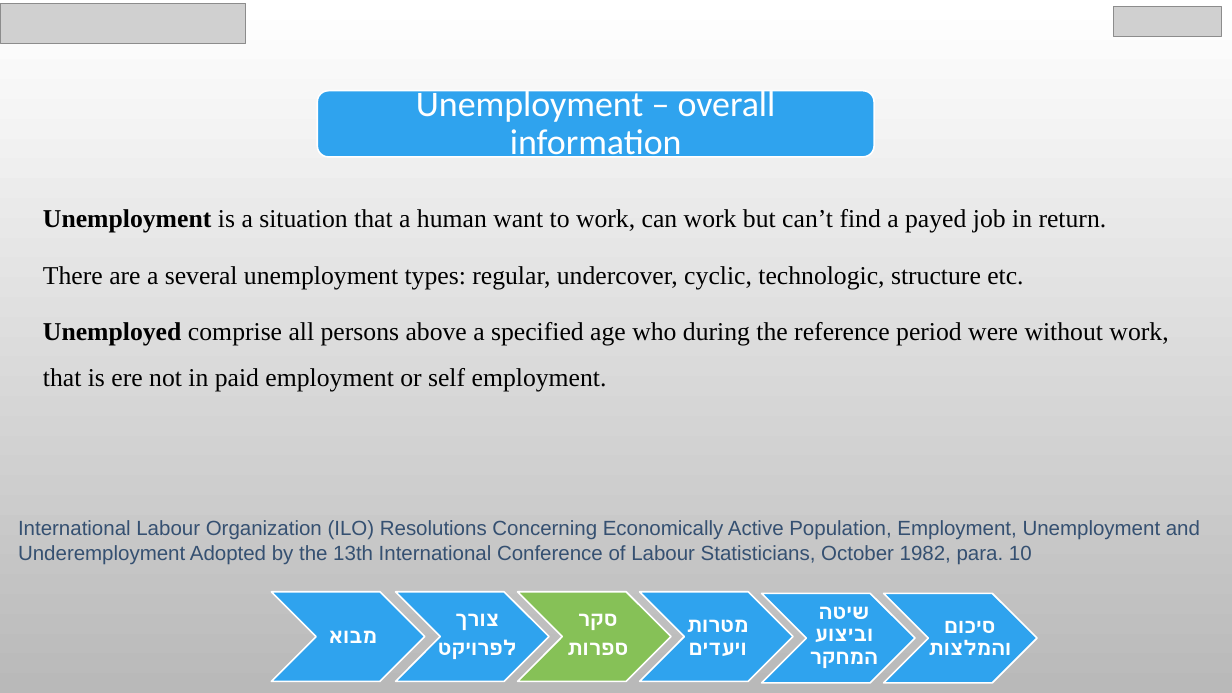
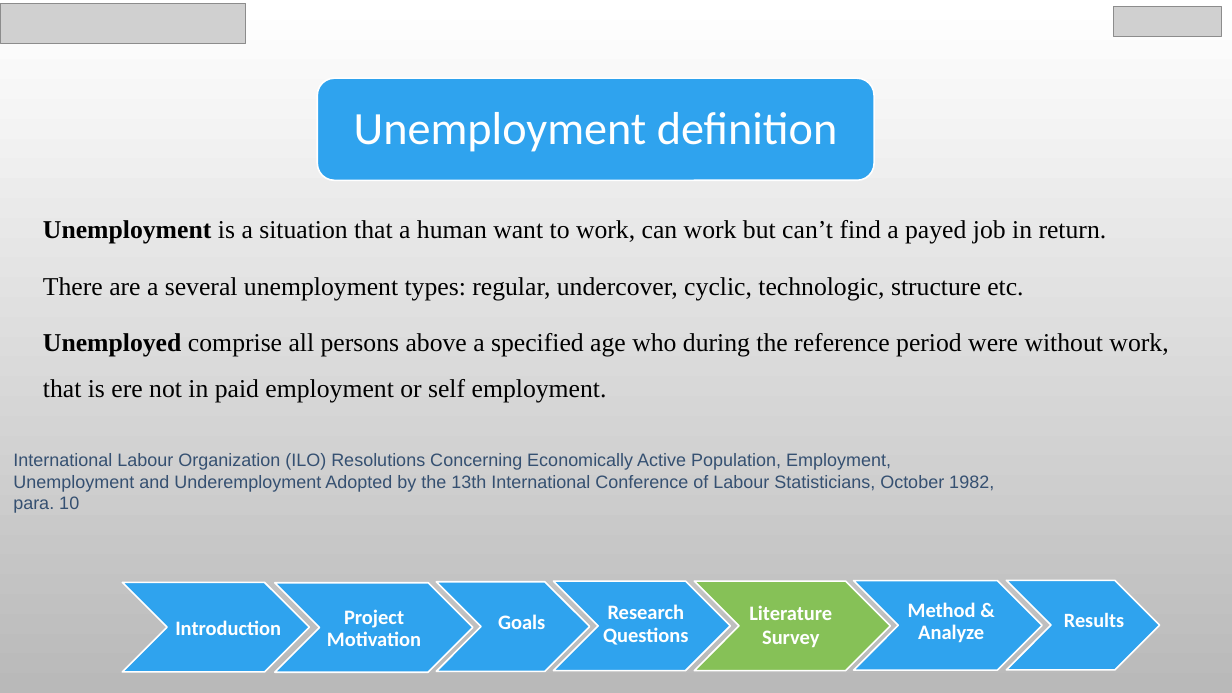
Before and after one commit to chen890/Final-Research-Project---IES, a slide deck: slide 6 of English Final Project.pptx (slide 5 before the commit). Drawn at 1232x693 pixels with LibreOffice and Linux fonts; fonts in the diff are those of the drawing; grey boxes stand for pictures; background and template pictures are left out. Boxes give left, top, right and bottom in pixels: in the first picture for what was removed or moved away, otherwise in the second. Text is boxed around its words. In the diff, an @@ line names an element or a change of style, - is before the commit and + after.

```diff
--- a/English Final Project.pptx
+++ b/English Final Project.pptx
@@ rounded rectangle: place and size @@
-rounded rectangle at [317,91,874,157]
+rounded rectangle at [317,79,874,181]
@@ text at [354,112,837,152]: text changed; size 28 to 36 pt @@
-Unemployment – overall information
+Unemployment definition
@@ text "Unemployment is a situation that ...": place and size @@
-text "Unemployment is a situation that ..." at [43,209,1168,392]
+text "Unemployment is a situation that ..." at [43,220,1168,403]
@@ text "International Labour Organization (ILO) Resolutions ...": place and size @@
-text "International Labour Organization (ILO) Resolutions ..." at [18,520,1200,564]
+text "International Labour Organization (ILO) Resolutions ..." at [13,453,994,509]
@@ text "International Labour Organization (ILO) Resolutions ..." at [13,453,994,509]: size 16 to 14 pt @@
@@ chevron added at [122,582,309,672], fill #2FA3EE, outline #FFFFFF 1.25 pt @@
@@ chevron: place and size @@
-chevron at [272,592,425,681]
+chevron at [274,583,472,673]
@@ chevron: place and size @@
-chevron at [396,592,549,681]
+chevron at [436,582,590,672]
@@ chevron: place and size @@
-chevron at [640,592,793,681]
+chevron at [554,581,730,671]
@@ chevron: place and size @@
-chevron at [518,592,671,681]
+chevron at [694,581,890,671]
@@ chevron: place and size @@
-chevron at [884,593,1037,683]
+chevron at [854,580,1043,670]
@@ chevron: place and size @@
-chevron at [762,593,915,683]
+chevron at [1006,580,1160,670]
@@ text added at [175,620,281,635], 16 pt, text #FFFFFF, bold @@
+Introduction
@@ text added at [327,609,421,646], 16 pt, text #FFFFFF, bold @@
+Project Motivation
@@ text removed at [438,613,517,659] @@
-צורך
-לפרויקט
@@ text added at [498,614,545,629], 16 pt, text #FFFFFF, bold @@
+Goals
@@ text removed at [567,613,628,655] @@
-סקר
-ספרות
@@ text added at [603,604,688,645], 16 pt, text #FFFFFF, bold @@
+Research Questions
@@ text removed at [687,619,749,656] @@
-מטרות ויעדים
@@ text added at [749,605,832,647], 16 pt, text #FFFFFF, bold @@
+Literature Survey
@@ text removed at [810,606,878,668] @@
-שיטה וביצוע המחקר
@@ text added at [908,602,984,643], 16 pt, text #FFFFFF, bold @@
+Method & Analyze
@@ text removed at [928,621,1011,655] @@
-סיכום והמלצות
@@ text added at [1064,612,1124,627], 15.8 pt, text #FFFFFF, bold @@
+Results
@@ text removed at [329,630,377,643] @@
-מבוא
```
Also in this commit, not shown: 26 other slides changed, 1 other file.
